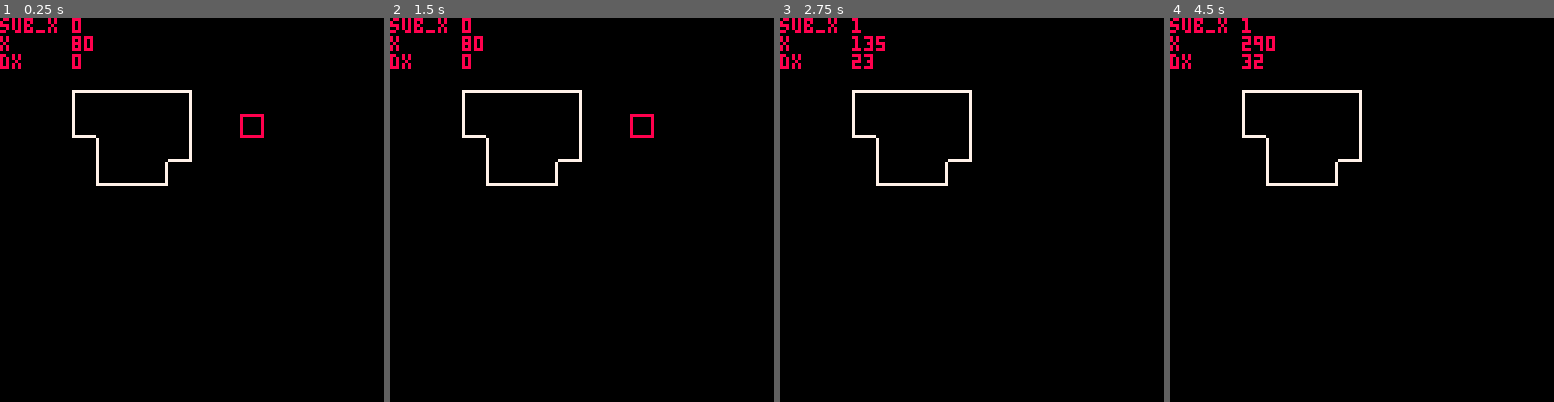
Above: before the commit, frames 1-4 (left to right).
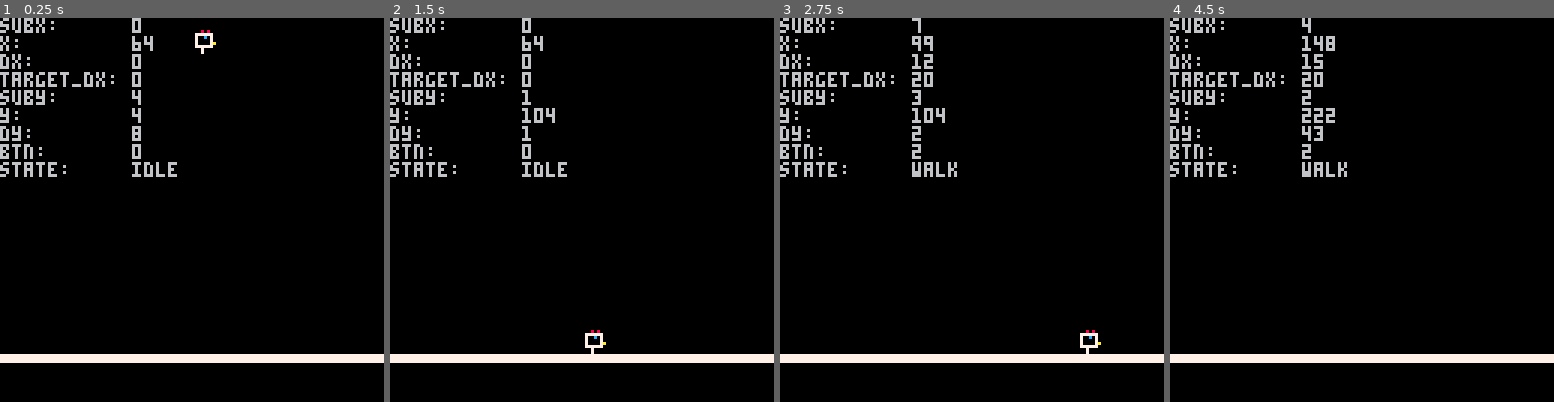
Above: after the commit, the same moments.

Repository: jmcarlson0320/chicken
Game: PICO-8 cartridge chicken.p8
Same seed, same stepped clock (60 frames per second), same inputs: the game is played once before the commit and once after it.
Inputs (mouse positions are in pixels of both pictures, inside the frame that each line leads up to):
- Up to frame 1 (0.25 s): no input
- Up to frame 2 (1.5 s): tap X (X key) at 0.33, 1.07 s; click (670, 121) at 0.67 s; tap O (Z key) at 0.7 s; click (436, 267) at 1.22 s
- Up to frame 3 (2.75 s): hold Right 1.6-2.1 s; tap O (Z key) at 1.7, 2.1, 2.5 s; click (887, 114) at 1.77 s; tap X (X key) at 1.85 s; hold Up 2.15-2.42 s; click (952, 259) at 2.32 s; hold Right from 2.47 s (still down)
- Up to frame 4 (4.5 s): click (1404, 106) at 2.87 s; tap O (Z key) every 0.4 s from 2.9 to 4.1 s; tap X (X key) at 2.97, 4.08 s; release Right at 3.03 s; hold Left 3.08-3.58 s; click (1465, 256) at 3.42 s; hold Down 3.63-3.97 s; click (1231, 102) at 3.97 s; hold Right from 4.02 s (still down)

The runs differ from the first frame. In frame 1, 6.6% of the frame differs, in the area x 0-100%, y 0-90%; in frame 2, 6.7%; in frame 3, 6.7%; in frame 4, 6.7%.

Commit message:
Player movement and collisions

Diff:
--- a/chicken.p8
+++ b/chicken.p8
@@ -7,18 +7,17 @@
 DX_MAX_RUN = 36
 
 function _init()
-	box = create_test_box(80, 32)
+	player = create_player(64, 0)
 end
 
 function _update()
-	update_box(box)
+	player_update(player)
 end
 
 function _draw()
 	cls()
 	map()
-	draw_box(box)
-	--[[
+	player_draw(player)
 	print("subx:      "..player.sub_x)
 	print("x:         "..player.x)
 	print("dx:        "..player.dx)
@@ -28,9 +27,9 @@
 	print("dy:        "..player.dy)
 	print("btn:       "..btn())
 	print("state:     "..player.state)
-	]]
-end
-
+end
+
+--test box
 function create_test_box(x, y)
 	return {
 		x = x,
@@ -42,44 +41,6 @@
 	}
 end
 
-function move_x(obj, dx)
-	obj.sub_x += obj.dx
-	local move_x = obj.sub_x \ SUB_PIXEL
-	if move_x ~= 0 then
-		obj.sub_x -= move_x * SUB_PIXEL
-		local sign = sgn(move_x)
-		while move_x ~= 0 do
-			if not collide_map(obj.x + sign, obj.y) then
-				obj.x += sign
-				move_x -= sign
-			else
-				obj.dx = 0
-				obj.sub_x = 0
-				break
-			end
-		end
-	end
-end
-
-function move_y(obj)
-	obj.sub_y += obj.dy
-	local move_y = obj.sub_y \ SUB_PIXEL
-	if move_y ~= 0 then
-		obj.sub_y -= move_y * SUB_PIXEL
-		local sign = sgn(move_y)
-		while move_y ~= 0 do
-			if not collide_map(obj.x, obj.y + sign) then
-				obj.y += sign
-				move_y -= sign
-			else
-				obj.dy = 0
-				obj.sub_y = 0
-				break
-			end
-		end
-	end
-end
-
 function update_box(b)
 	if btn(0) then b.dx -= 1 end
 	if btn(1) then b.dx += 1 end
@@ -101,8 +62,8 @@
 	local p = {
 		x = x,
 		y = y,
-		sub_x = x * SUB_PIXEL,
-		sub_y = y * SUB_PIXEL,
+		sub_x = 0,
+		sub_y = 0,
 		dx = 0,
 		dy = 0,
 		target_dx = 0,
@@ -144,10 +105,6 @@
 			p.facing = "right"
 			p.state = "walk"
 		end
-		if btn(4) then
-			p.dy = -16
-			p.airborne = true
-		end
 	elseif p.state == "walk" then
 		-- left
 		if btn(0) then
@@ -162,11 +119,13 @@
 		-- run left
 		if btn(5) and btn(0) then
 			p.target_dx = -DX_MAX_RUN
+			p.facing = "left"
 			p.state = "run"
 		end
 		-- run right
 		if btn(5) and btn(1) then
 			p.target_dx = DX_MAX_RUN
+			p.facing = "right"
 			p.state = "run"
 		end
 		-- coasting
@@ -205,15 +164,12 @@
 		p.dx += acc -- vel += acc
 	end
 
-	p.sub_x += p.dx -- pos += vel
-	p.x = p.sub_x \ SUB_PIXEL
-
-	p.sub_y += p.dy
-	p.y = p.sub_y \ SUB_PIXEL
-
-	if p.airborne then
-	end
-
+	--Y movement
+	--	only gravity??
+	p.dy += 1
+
+	move_x(p)
+	move_y(p)
 end
 
 function player_draw(p)
@@ -223,6 +179,44 @@
 	local flip_x = p.facing == "left"
 	spr(sprite, p.x, p.y, 1, 1, flip_x)
 	anim.t += 1
+end
+
+function move_x(obj)
+	obj.sub_x += obj.dx
+	local move_x = obj.sub_x \ SUB_PIXEL
+	if move_x ~= 0 then
+		obj.sub_x -= move_x * SUB_PIXEL
+		local sign = sgn(move_x)
+		while move_x ~= 0 do
+			if not collide_map(obj.x + sign, obj.y) then
+				obj.x += sign
+				move_x -= sign
+			else
+				obj.dx = 0
+				obj.sub_x = 0
+				break
+			end
+		end
+	end
+end
+
+function move_y(obj)
+	obj.sub_y += obj.dy
+	local move_y = obj.sub_y \ SUB_PIXEL
+	if move_y ~= 0 then
+		obj.sub_y -= move_y * SUB_PIXEL
+		local sign = sgn(move_y)
+		while move_y ~= 0 do
+			if not collide_map(obj.x, obj.y + sign) then
+				obj.y += sign
+				move_y -= sign
+			else
+				obj.dy = 0
+				obj.sub_y = 0
+				break
+			end
+		end
+	end
 end
 
 function collide(a, b)
@@ -302,7 +296,15 @@
 0000000000000000000000000000000000000000000000000000000000000000000000000000000000000000000000000000000000000000000000000000000000000000000000000000000000000000000000000000000000000000000000000000000000000000000000000000000000000000000000000000000000000000
 0000000000000000000000000000000000000000000000000000000000000000000000000000000000000000000000000000000000000000000000000000000000000000000000000000000000000000000000000000000000000000000000000000000000000000000000000000000000000000000000000000000000000000
 0000000000000000000000000000000000000000000000000000000000000000000000000000000000000000000000000000000000000000000000000000000000000000000000000000000000000000000000000000000000000000000000000000000000000000000000000000000000000000000000000000000000000000
-0000000708080809000000000000000000000000000000000000000000000000000000000000000000000000000000000000000000000000000000000000000000000000000000000000000000000000000000000000000000000000000000000000000000000000000000000000000000000000000000000000000000000000
-0000002700000019000000000000000000000000000000000000000000000000000000000000000000000000000000000000000000000000000000000000000000000000000000000000000000000000000000000000000000000000000000000000000000000000000000000000000000000000000000000000000000000000
-0000000017000029000000000000000000000000000000000000000000000000000000000000000000000000000000000000000000000000000000000000000000000000000000000000000000000000000000000000000000000000000000000000000000000000000000000000000000000000000000000000000000000000
-0000000027282900000000000000000000000000000000000000000000000000000000000000000000000000000000000000000000000000000000000000000000000000000000000000000000000000000000000000000000000000000000000000000000000000000000000000000000000000000000000000000000000000
+0000000000000000000000000000000000000000000000000000000000000000000000000000000000000000000000000000000000000000000000000000000000000000000000000000000000000000000000000000000000000000000000000000000000000000000000000000000000000000000000000000000000000000
+0000000000000000000000000000000000000000000000000000000000000000000000000000000000000000000000000000000000000000000000000000000000000000000000000000000000000000000000000000000000000000000000000000000000000000000000000000000000000000000000000000000000000000
+0000000000000000000000000000000000000000000000000000000000000000000000000000000000000000000000000000000000000000000000000000000000000000000000000000000000000000000000000000000000000000000000000000000000000000000000000000000000000000000000000000000000000000
+0000000000000000000000000000000000000000000000000000000000000000000000000000000000000000000000000000000000000000000000000000000000000000000000000000000000000000000000000000000000000000000000000000000000000000000000000000000000000000000000000000000000000000
+0000000000000000000000000000000000000000000000000000000000000000000000000000000000000000000000000000000000000000000000000000000000000000000000000000000000000000000000000000000000000000000000000000000000000000000000000000000000000000000000000000000000000000
+0000000000000000000000000000000000000000000000000000000000000000000000000000000000000000000000000000000000000000000000000000000000000000000000000000000000000000000000000000000000000000000000000000000000000000000000000000000000000000000000000000000000000000
+0000000000000000000000000000000000000000000000000000000000000000000000000000000000000000000000000000000000000000000000000000000000000000000000000000000000000000000000000000000000000000000000000000000000000000000000000000000000000000000000000000000000000000
+0000000000000000000000000000000000000000000000000000000000000000000000000000000000000000000000000000000000000000000000000000000000000000000000000000000000000000000000000000000000000000000000000000000000000000000000000000000000000000000000000000000000000000
+0000000000000000000000000000000000000000000000000000000000000000000000000000000000000000000000000000000000000000000000000000000000000000000000000000000000000000000000000000000000000000000000000000000000000000000000000000000000000000000000000000000000000000
+0000000000000000000000000000000000000000000000000000000000000000000000000000000000000000000000000000000000000000000000000000000000000000000000000000000000000000000000000000000000000000000000000000000000000000000000000000000000000000000000000000000000000000
+0000000000000000000000000000000000000000000000000000000000000000000000000000000000000000000000000000000000000000000000000000000000000000000000000000000000000000000000000000000000000000000000000000000000000000000000000000000000000000000000000000000000000000
+0202020202020202020202020202020200000000000000000000000000000000000000000000000000000000000000000000000000000000000000000000000000000000000000000000000000000000000000000000000000000000000000000000000000000000000000000000000000000000000000000000000000000000
